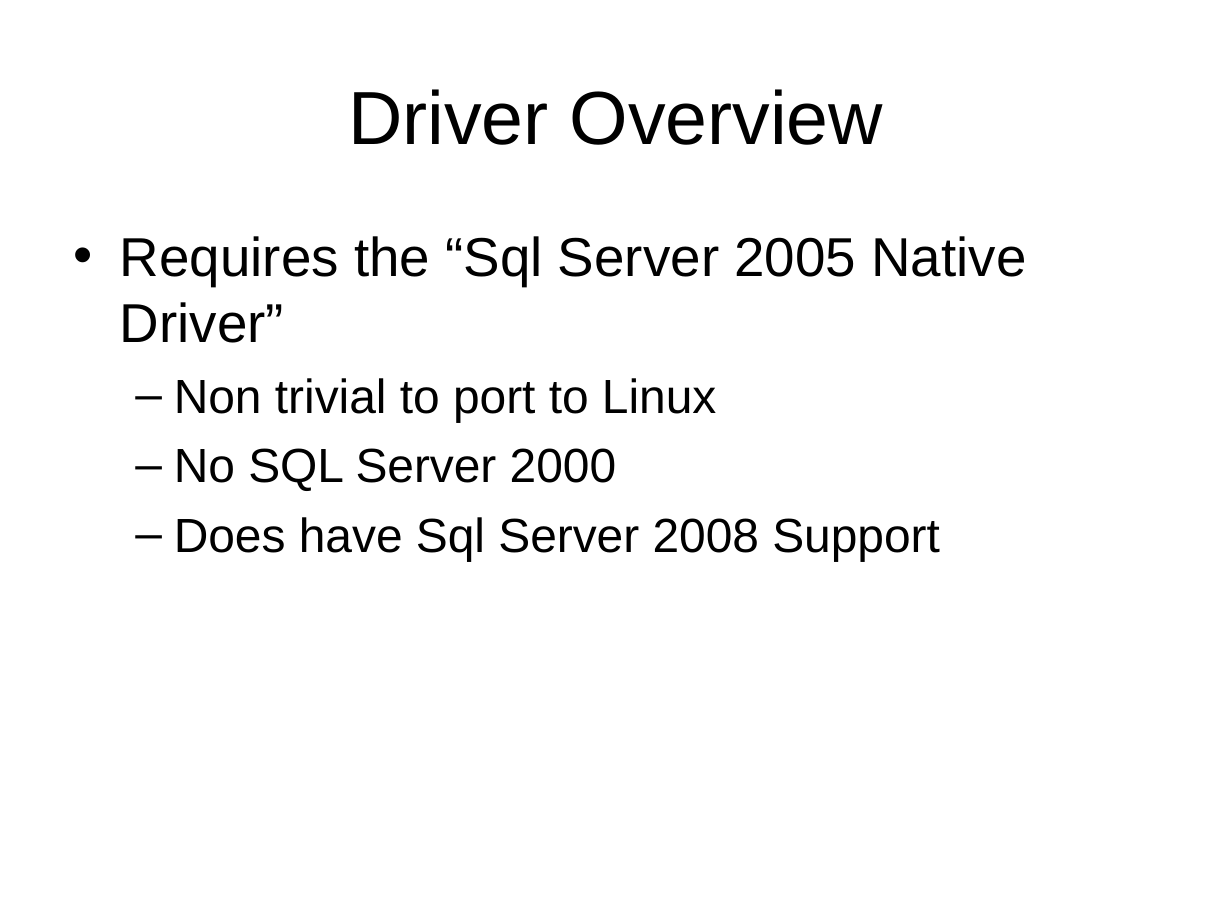
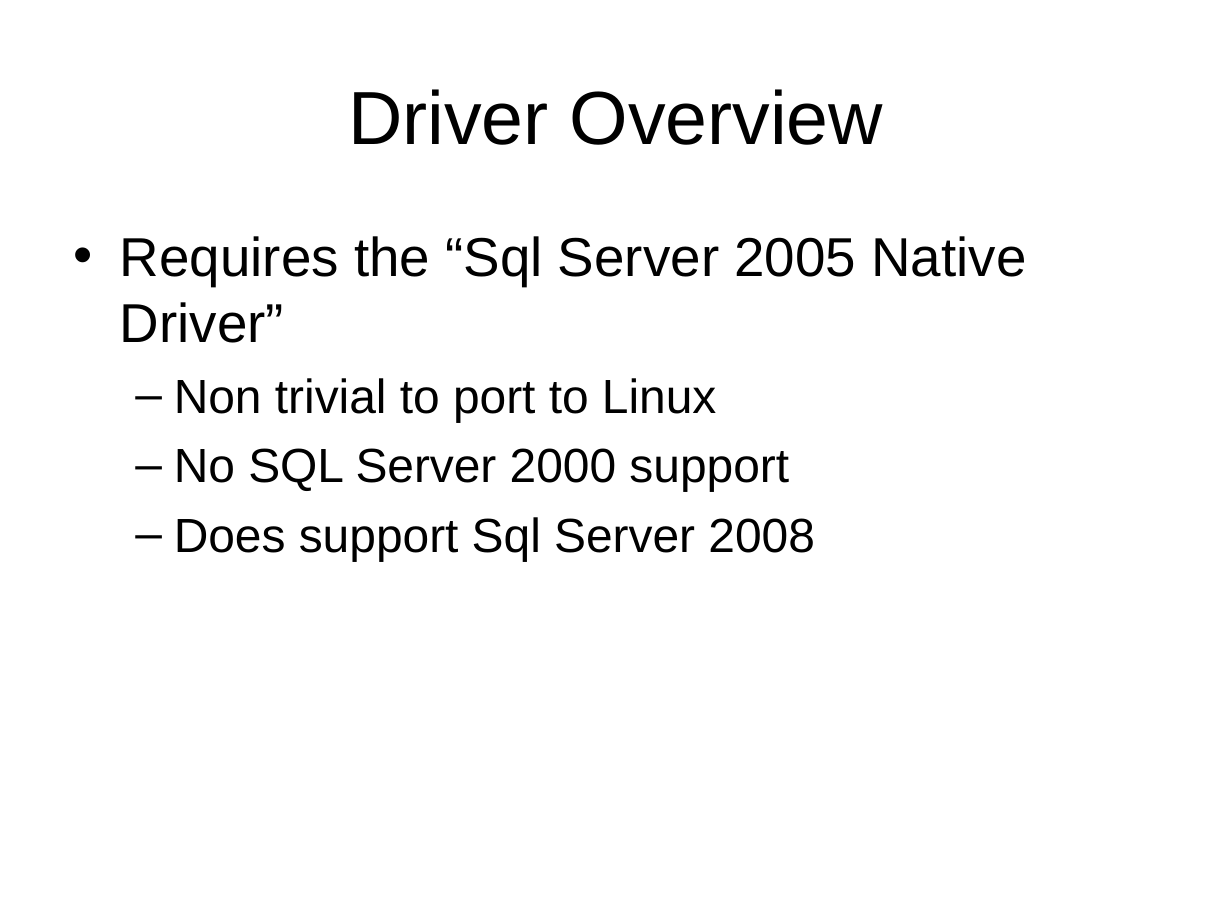
Before and after one commit to LIPHP/Employee-Contact-List, a slide deck: slide 10 of Docs/Using Microsoft SQL Server with PHP.ppt. Drawn at 1232x924 pixels with LibreOffice and Linux fonts; fonts in the diff are those of the drawing. Boxes give left, top, right and bottom in pixels: in the first picture for what was removed or moved away, otherwise in the second. Text is boxed around its words. In the diff, an @@ line names an element or a change of style, - is before the commit and + after.

```diff
--- a/Docs/Using Microsoft SQL Server with PHP.ppt
+++ b/Docs/Using Microsoft SQL Server with PHP.ppt
@@ text at bbox=[174, 448, 815, 561]: text changed @@
-  – No SQL Server 2000
-  – Does have Sql Server 2008 Support
+  – No SQL Server 2000 support
+  – Does support Sql Server 2008
```
Also in this commit, not shown: 5 other slides changed, 1 slide removed.
